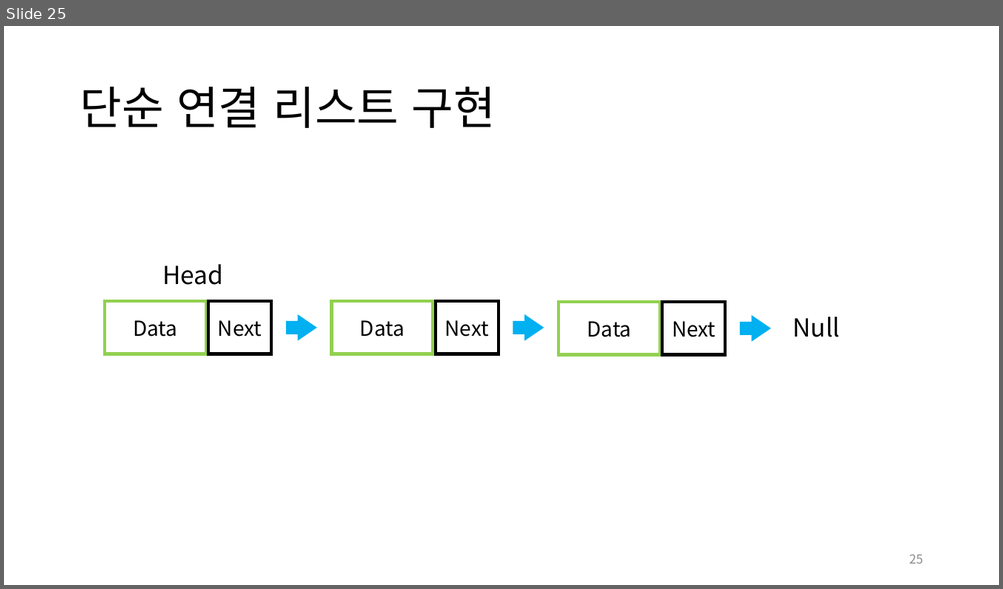
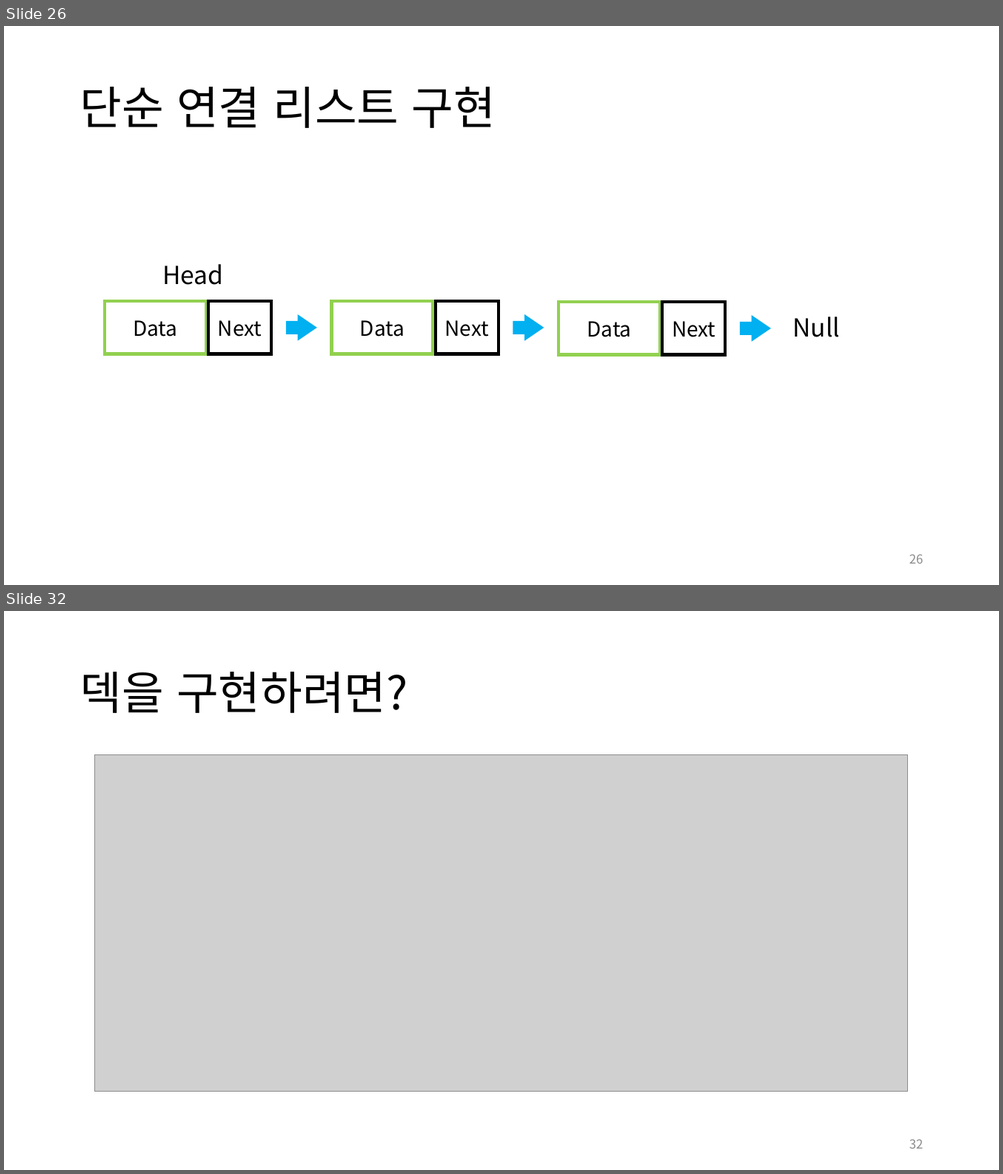
Before and after one commit to jm-kor-00/Seed_23-2nd, a slide deck: 1st/2학기_씨앗_1회.pptx. Shown one above the other, each under a label of ours: slide 25 before the commit, slides 26 and 32 after it; the slides between them are not shown. The pictures are 1003x589 and 1003x1174 pixels, drawn with LibreOffice and Linux fonts; fonts in the diff are those of the drawing; grey boxes stand for pictures. Boxes give left, top, right and bottom in pixels: in the first picture for what was removed or moved away, otherwise in the second. Text is boxed around its words. In the diff, an @@ line names an element or a change of style, - is before the commit and + after.

```diff
--- a/1st/2학기_씨앗_1회.pptx
+++ b/1st/2학기_씨앗_1회.pptx
@@ slide 32 added at [4,611,999,1170], background #FFFFFF @@
@@ title added at [79,672,408,713], 44 pt, text #000000 @@
+덱을 구현하려면?
@@ picture added at [95,755,908,1092] @@
@@ page number added at [909,1139,923,1149], 12 pt, text #8C8C8C @@
+32
@@ what was slide 25 is now slide 26 @@
@@ page number at [909,554,923,564]: text changed @@
-25
+26
```
Also in this commit, not shown: 4 slides changed, 8 other slides added, 2 other files.
